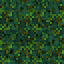
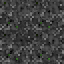
Revision of a layered w=64, h=64 image; what changed, layer by layer:
painted on "spruce3" over (0, 0, 64, 64)
painted on "spruce2" over (0, 0, 64, 64)
painted on "spruce1" over (0, 0, 64, 64)
painted on "spruce0" over (0, 0, 64, 64)
painted on "oak3" over (0, 0, 64, 64)
painted on "oak2" over (0, 0, 64, 64)
painted on "oak1" over (0, 0, 64, 64)
painted on "oak0" over (0, 0, 64, 64)
painted on "mangrove3" over (0, 0, 64, 64)
painted on "mangrove2" over (0, 0, 64, 64)
painted on "mangrove1" over (0, 0, 64, 64)
painted on "mangrove0" over (0, 0, 64, 64)
painted on "darkoak3" over (0, 0, 64, 64)
painted on "darkoak2" over (0, 0, 64, 64)
painted on "darkoak1" over (0, 0, 64, 64)
painted on "darkoak0" over (0, 0, 64, 64)
painted on "birch3" over (0, 0, 64, 64)
painted on "birch2" over (0, 0, 64, 64)
painted on "birch1" over (0, 0, 64, 64)
painted on "birch0" over (0, 0, 64, 64)
painted on "Acacia 3" over (0, 0, 64, 64)
painted on "Acacia 2" over (0, 0, 64, 64)
painted on "Acacia1" over (0, 0, 64, 64)
painted on "Acacia0" over (0, 0, 64, 64)
…and 60 more changes (56 added, 4 visibility)
